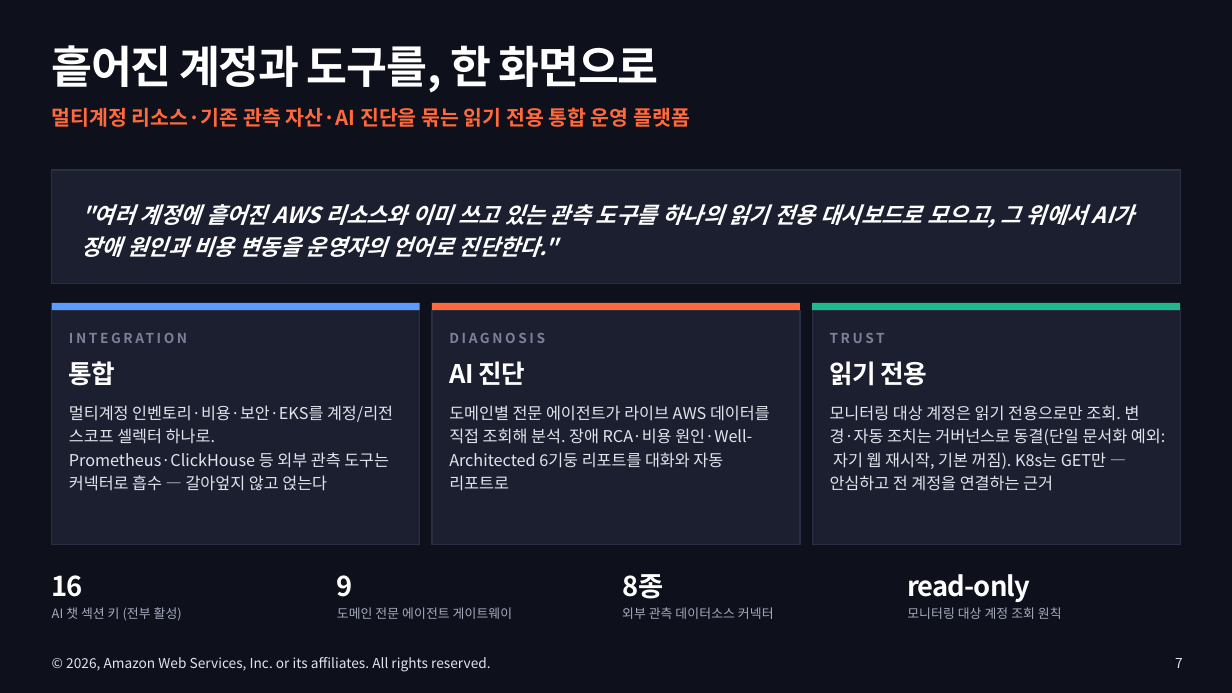
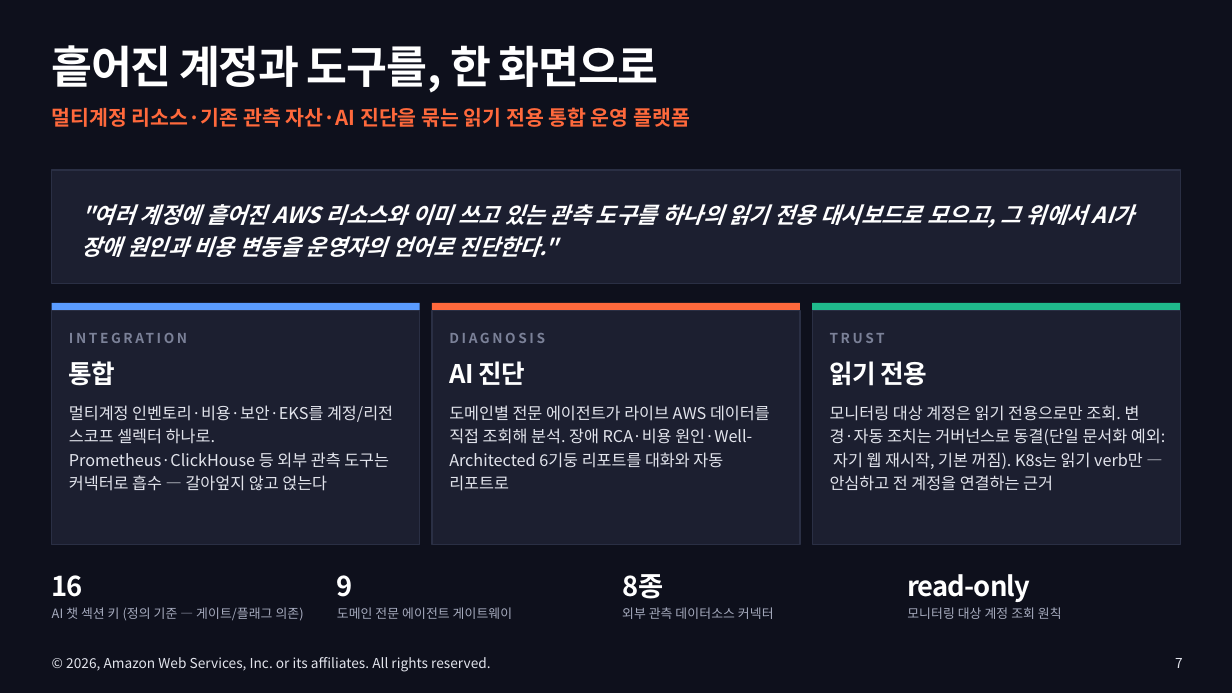
Before and after one commit to Atom-oh/awsops, a slide deck: slide 7 of docs-site/static/presentation/awsops-intro/awsops-intro.pptx. Drawn at 1232x693 pixels with LibreOffice and Linux fonts; fonts in the diff are those of the drawing. Boxes give left, top, right and bottom in pixels: in the first picture for what was removed or moved away, otherwise in the second. Text is boxed around its words. In the diff, an @@ line names an element or a change of style, - is before the commit and + after.

```diff
--- a/docs-site/static/presentation/awsops-intro/awsops-intro.pptx
+++ b/docs-site/static/presentation/awsops-intro/awsops-intro.pptx
@@ text at (830, 405, 1165, 491): text changed @@
-모니터링 대상 계정은 읽기 전용으로만 조회. 변경·자동 조치는 거버넌스로 동결(단일 문서화 예외: 자기 웹 재시작, 기본 꺼짐). K8s는 GET만 — 안심하고 전 계정을 연결하는 근거
+모니터링 대상 계정은 읽기 전용으로만 조회. 변경·자동 조치는 거버넌스로 동결(단일 문서화 예외: 자기 웹 재시작, 기본 꺼짐). K8s는 읽기 verb만 — 안심하고 전 계정을 연결하는 근거
@@ text at (52, 607, 304, 621): text changed @@
-AI 챗 섹션 키 (전부 활성)
+AI 챗 섹션 키 (정의 기준 — 게이트/플래그 의존)
```
Also in this commit, not shown: 8 other slides changed, 3 other files.
